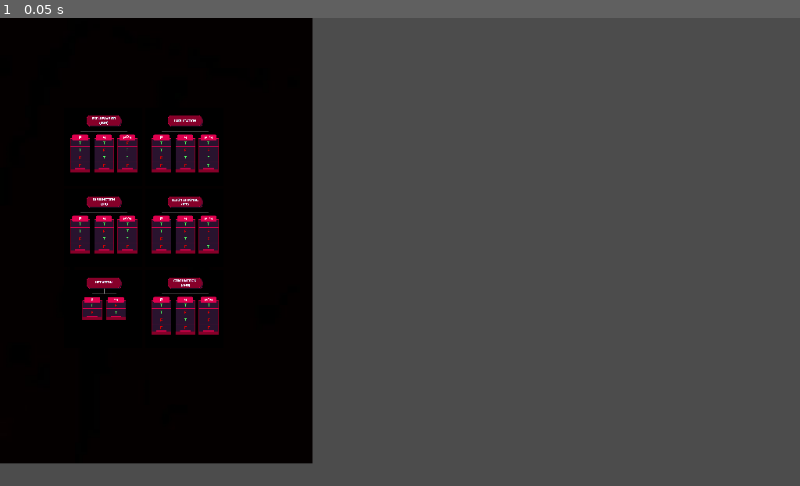
Above: before the commit, frame 1.
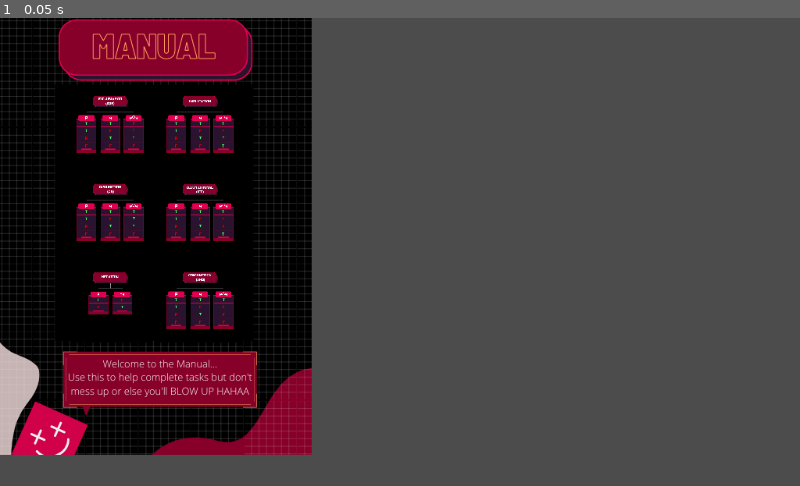
Above: after the commit, the same moment.

Repository: CarletonComputerScienceSociety/logic-game
Game: Godot game, scene res://Manual.tscn
Same seed, same stepped clock (60 frames per second), same inputs: the game is played once before the commit and once after it. This scene is started directly instead of the project's main scene.
Inputs:
- Up to frame 1 (0.05 s): no input

The runs differ from the first frame. In frame 1, 16% of the frame differs, in the area x 0-40%, y 0-96%.

Commit message:
finished manual

Diff:
--- a/Manual.tscn
+++ b/Manual.tscn
@@ -3,10 +3,10 @@
 [ext_resource path="res://manual pics/implication.png" type="Texture" id=1]
 [ext_resource path="res://manual pics/conjunction.png" type="Texture" id=2]
 [ext_resource path="res://manual pics/exclusive_or.png" type="Texture" id=3]
-[ext_resource path="res://manual pics/biconditional.png" type="Texture" id=4]
+[ext_resource path="res://manual pics/bi-conditional.png" type="Texture" id=4]
 [ext_resource path="res://manual pics/NEGATION (1).png" type="Texture" id=5]
 [ext_resource path="res://manual pics/inclusive_or.png" type="Texture" id=6]
-[ext_resource path="res://background2.jpeg" type="Texture" id=7]
+[ext_resource path="res://manual pics/Manual (3).png" type="Texture" id=7]
 
 [sub_resource type="StyleBoxTexture" id=1]
 texture = ExtResource( 3 )
@@ -35,18 +35,22 @@
 [node name="Manual" type="Node2D"]
 
 [node name="TextureRect" type="TextureRect" parent="."]
-margin_right = 1600.0
-margin_bottom = 900.0
+margin_left = -1.02115
+margin_top = -11.0271
+margin_right = 1598.98
+margin_bottom = 888.973
 texture = ExtResource( 7 )
 __meta__ = {
 "_edit_use_anchors_": false
 }
 
 [node name="GridContainer" type="GridContainer" parent="."]
-margin_left = 82.3717
-margin_top = 114.91
-margin_right = 1678.37
-margin_bottom = 1012.91
+margin_left = 90.2224
+margin_top = 90.416
+margin_right = 1686.22
+margin_bottom = 988.416
+custom_constants/vseparation = 13
+custom_constants/hseparation = 15
 columns = 2
 __meta__ = {
 "_edit_use_anchors_": false
@@ -59,37 +63,37 @@
 custom_styles/panel = SubResource( 1 )
 
 [node name="Panel3" type="Panel" parent="GridContainer"]
-margin_left = 104.0
-margin_right = 204.0
+margin_left = 115.0
+margin_right = 215.0
 margin_bottom = 100.0
 rect_min_size = Vector2( 100, 100 )
 custom_styles/panel = SubResource( 2 )
 
 [node name="Panel4" type="Panel" parent="GridContainer"]
-margin_top = 104.0
+margin_top = 113.0
 margin_right = 100.0
-margin_bottom = 204.0
+margin_bottom = 213.0
 rect_min_size = Vector2( 100, 100 )
 custom_styles/panel = SubResource( 3 )
 
 [node name="Panel5" type="Panel" parent="GridContainer"]
-margin_left = 104.0
-margin_top = 104.0
-margin_right = 204.0
-margin_bottom = 204.0
+margin_left = 115.0
+margin_top = 113.0
+margin_right = 215.0
+margin_bottom = 213.0
 rect_min_size = Vector2( 100, 100 )
 custom_styles/panel = SubResource( 4 )
 
 [node name="Panel6" type="Panel" parent="GridContainer"]
-margin_top = 208.0
+margin_top = 226.0
 margin_right = 100.0
-margin_bottom = 308.0
+margin_bottom = 326.0
 rect_min_size = Vector2( 100, 100 )
 custom_styles/panel = SubResource( 5 )
 
 [node name="Panel" type="Panel" parent="GridContainer"]
-margin_left = 104.0
-margin_top = 208.0
-margin_right = 204.0
-margin_bottom = 308.0
+margin_left = 115.0
+margin_top = 226.0
+margin_right = 215.0
+margin_bottom = 326.0
 custom_styles/panel = SubResource( 6 )
Binary file added: manual pics/Manual (3).png
Not shown, added: manual pics/Manual (3).png.import
Binary file added: manual pics/bi-conditional.png
Not shown, added: manual pics/bi-conditional.png.import
Binary file removed: manual pics/biconditional.png
Not shown, changed: .DS_Store
Not shown, changed: manual pics/.DS_Store
